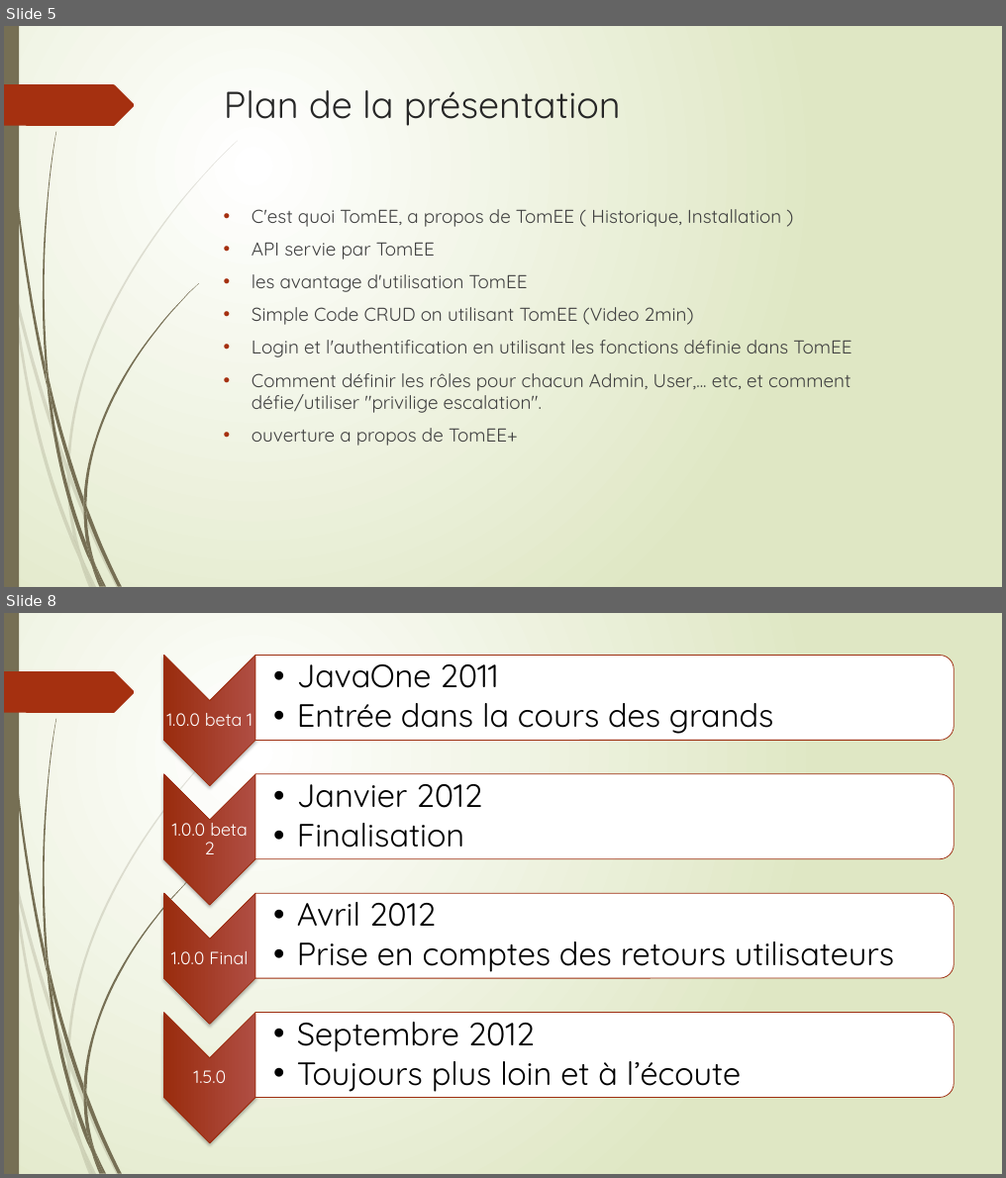
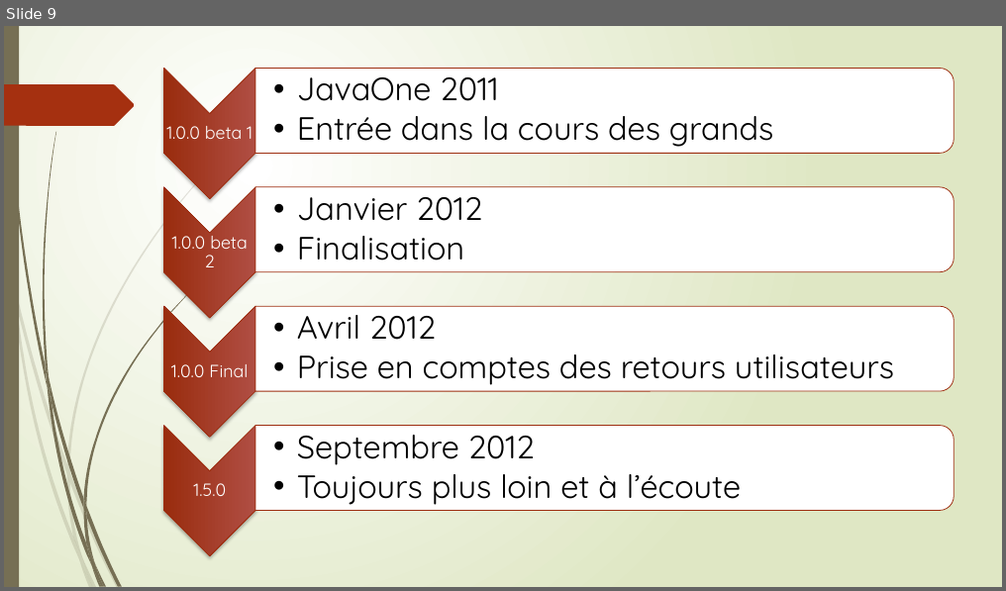
Before and after one commit to Tarek-Adra/TomEE, a slide deck: presentation.pptx. Shown one above the other, each under a label of ours: slides 5 and 8 before the commit, slide 9 after it; the slides between them are not shown. The pictures are 1006x1178 and 1006x591 pixels, drawn with LibreOffice and Linux fonts; fonts in the diff are those of the drawing. Boxes give left, top, right and bottom in pixels: in the first picture for what was removed or moved away, otherwise in the second. Text is boxed around its words. In the diff, an @@ line names an element or a change of style, - is before the commit and + after.

```diff
--- a/presentation.pptx
+++ b/presentation.pptx
@@ slide 5 removed at (x1=4, y1=26, x2=1002, y2=587), background gradient #FFFFFF to #DFE8C4; not listed: 24 template elements that a slide beside it also shows @@
@@ title removed at (x1=224, y1=90, x2=621, y2=126) @@
-Plan de la présentation
@@ text removed at (x1=252, y1=209, x2=851, y2=446) @@
-• C'est quoi TomEE, a propos de TomEE ( Historique, Installation )
-• API servie par TomEE
-• les avantage d'utilisation TomEE
-• Simple Code CRUD on utilisant TomEE (Video 2min)
-• Login et l'authentification en utilisant les fonctions définie dans TomEE
-• Comment définir les rôles pour chacun Admin, User,... etc, et comment défie/utiliser "privilige escalation".
-• ouverture a propos de TomEE+
@@ what was slide 8 is now slide 9 @@
```
Also in this commit, not shown: 6 slides changed, 2 slides added, 3 other slides removed, 2 other files.
